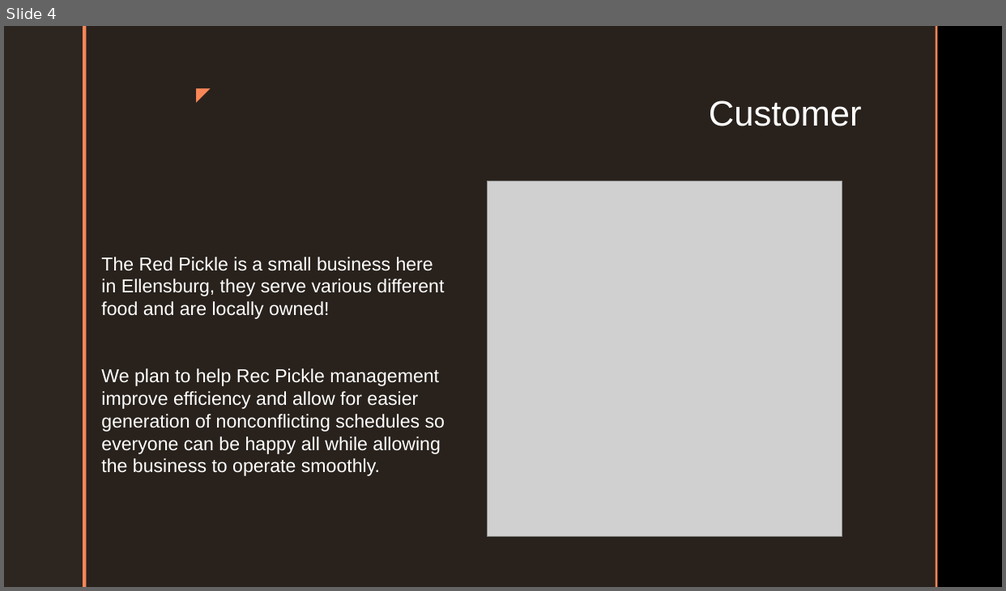
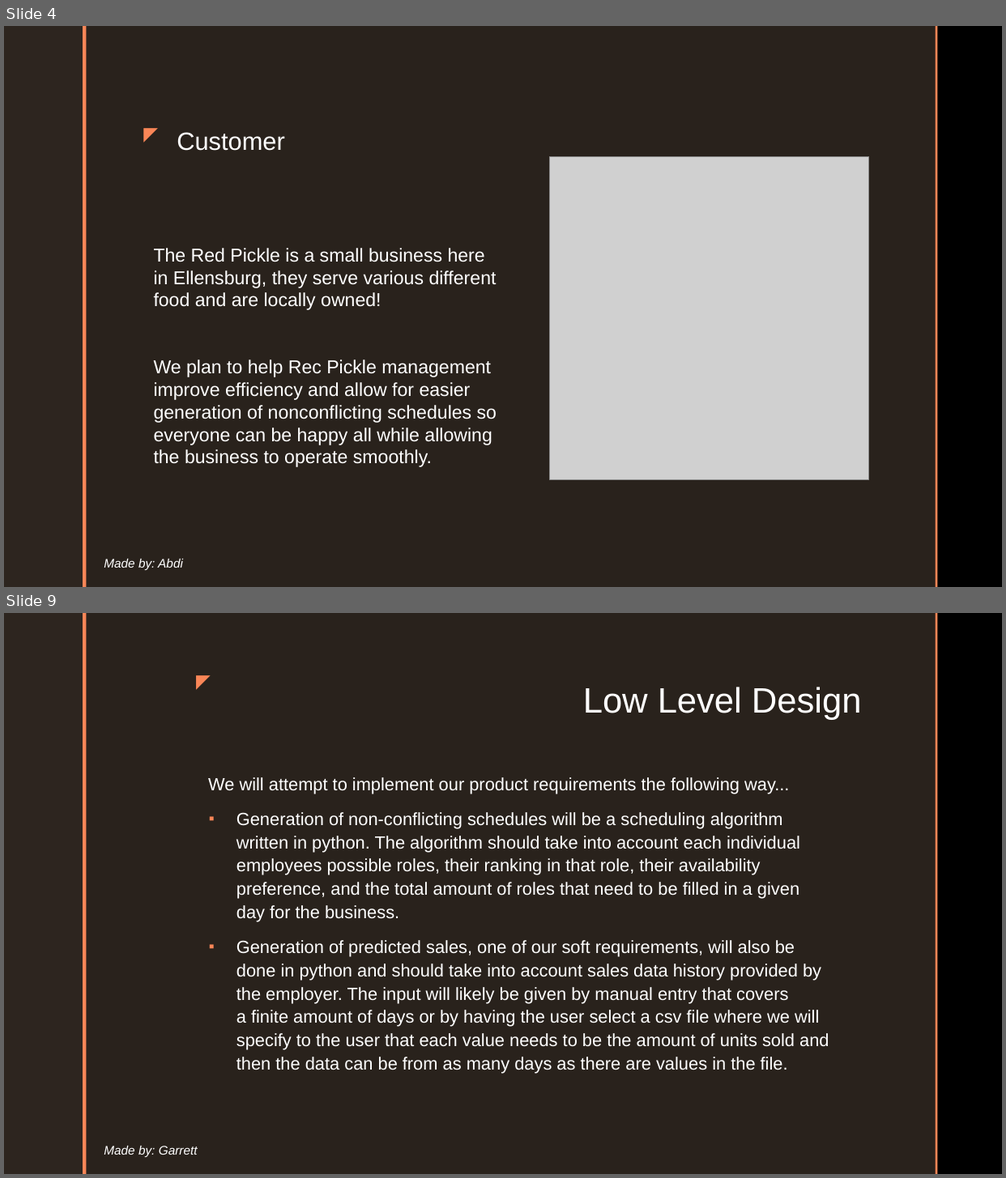
Before and after one commit to cushonz/Capstone_Project, a slide deck: individual_Work/homework/Midterm_presentation.pptx. Shown one above the other, each under a label of ours: slide 4 before the commit, slides 4 and 9 after it; the slides between them are not shown. The pictures are 1006x591 and 1006x1178 pixels, drawn with LibreOffice and Linux fonts; fonts in the diff are those of the drawing; grey boxes stand for pictures; background and template pictures are left out. Boxes give left, top, right and bottom in pixels: in the first picture for what was removed or moved away, otherwise in the second. Text is boxed around its words. In the diff, an @@ line names an element or a change of style, - is before the commit and + after.

```diff
--- a/individual_Work/homework/Midterm_presentation.pptx
+++ b/individual_Work/homework/Midterm_presentation.pptx
@@ slide 9 added at [4, 613, 1002, 1174], background picture (left out); not listed: 4 template elements that a slide beside it also shows @@
@@ text added at [184, 666, 217, 696], 18 pt, text #F98657 @@
+◤
@@ title added at [583, 687, 862, 720], 34 pt, text #FFFFFF @@
+Low Level Design
@@ text added at [208, 777, 829, 1074], 17 pt, text #FFFFFF @@
+We will attempt to implement our product requirements the following way...
+▪ Generation of non-conflicting schedules will be a scheduling algorithm written in python. The algorithm should take into account each individual employees possible roles, their ranking in that role, their availability preference, and the total amount of roles that need to be filled in a given day for the business.
+▪ Generation of predicted sales, one of our soft requirements, will also be done in python and should take into account sales data history provided by the employer. The input will likely be given by manual entry that covers a finite amount of days or by having the user select a csv file where we will specify to the user that each value needs to be the amount of units sold and then the data can be from as many days as there are values in the file.
@@ text added at [104, 1146, 198, 1157], 12 pt, text #FFFFFF, italic @@
+Made by: Garrett
@@ slide 4 changed as well @@
@@ title "Customer": place and size @@
-title "Customer" at [709, 101, 862, 126]
+title "Customer" at [177, 132, 284, 151]
@@ title "Customer" at [177, 132, 284, 151]: size 34 to 24 pt; alignment right to left; vertical alignment top to bottom @@
@@ text "◤": place and size @@
-text "◤" at [184, 79, 217, 109]
+text "◤" at [131, 118, 165, 148]
@@ text "The Red Pickle is a ...": place and size @@
-text "The Red Pickle is a ..." at [101, 257, 445, 476]
+text "The Red Pickle is a ..." at [154, 248, 496, 467]
@@ picture: place and size @@
-picture at [488, 181, 842, 536]
+picture at [550, 156, 868, 480]
@@ text added at [104, 559, 183, 570], 12 pt, text #FFFFFF, italic @@
+Made by: Abdi
```
Also in this commit, not shown: 5 other slides changed, 14 other slides added, 7 slides removed, 2 other files.
